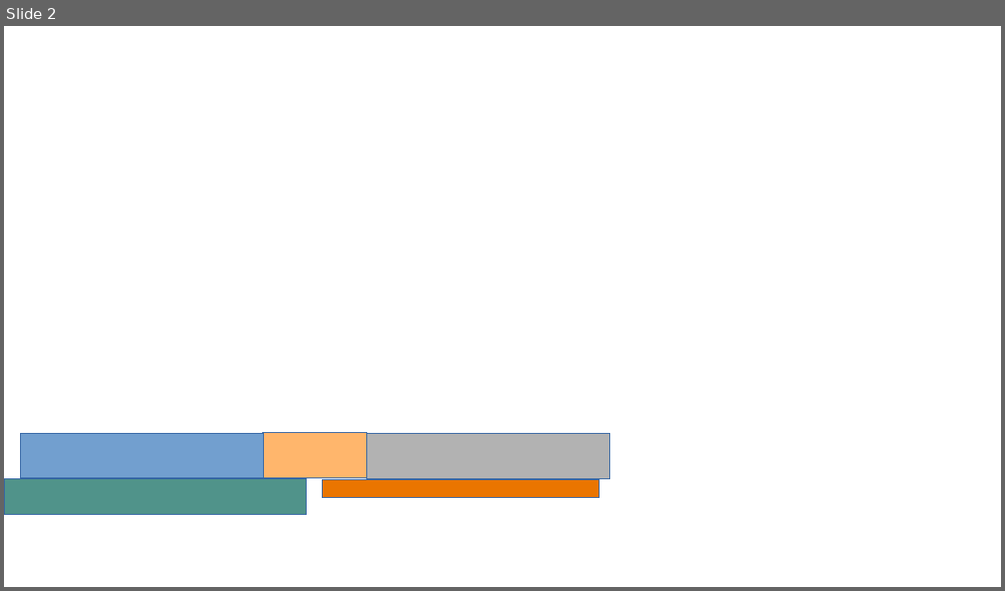
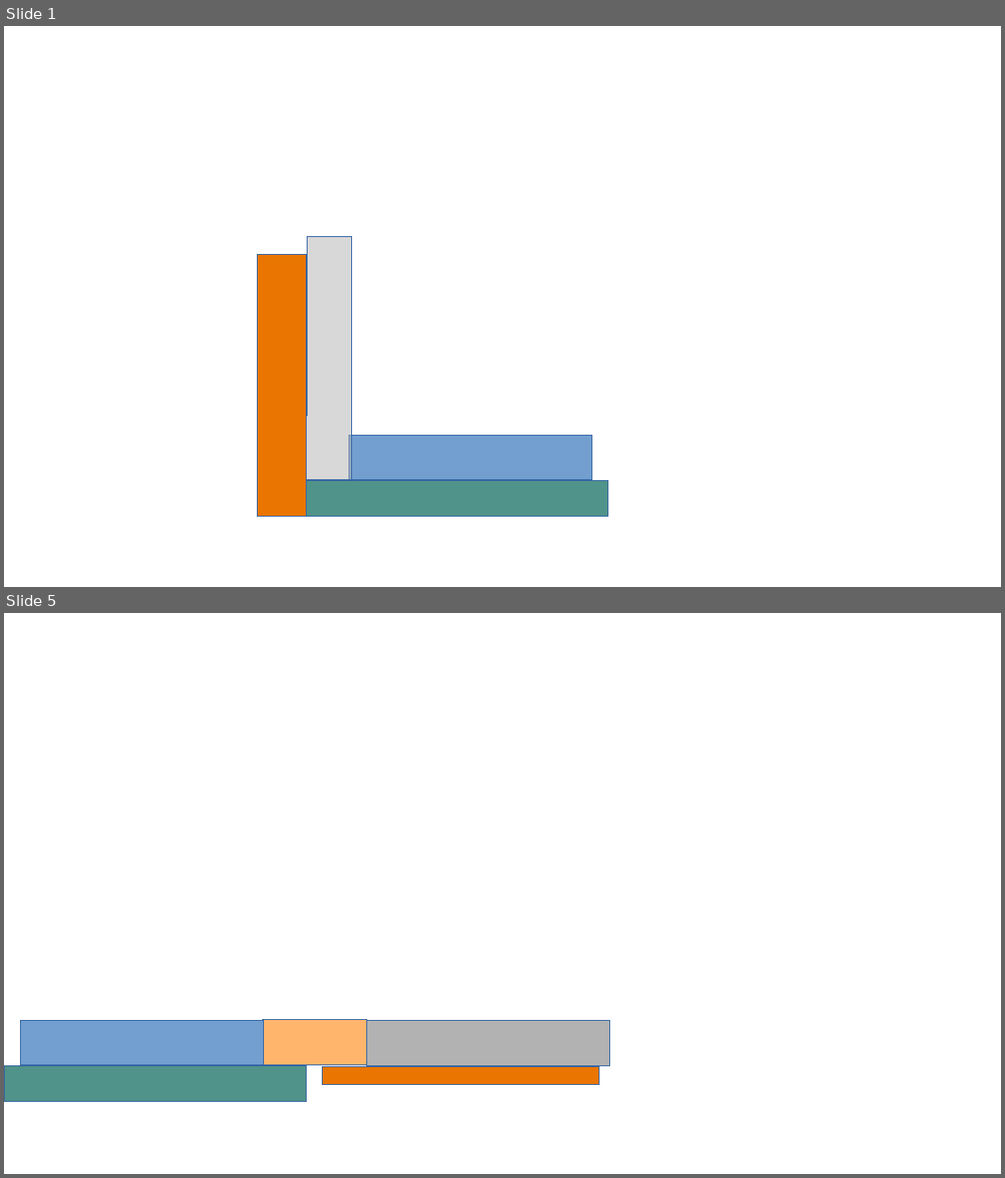
Before and after one commit to louis-chevallier/compas, a slide deck: trape grenier charniere.odp. Shown one above the other, each under a label of ours: slide 2 before the commit, slides 1 and 5 after it; the slides between them are not shown. The pictures are 1005x591 and 1005x1178 pixels, drawn with LibreOffice and Linux fonts; fonts in the diff are those of the drawing. Boxes give left, top, right and bottom in pixels: in the first picture for what was removed or moved away, otherwise in the second. Text is boxed around its words. In the diff, an @@ line names an element or a change of style, - is before the commit and + after.

```diff
--- a/trape grenier charniere.odp
+++ b/trape grenier charniere.odp
@@ slide 1 added at <box>4,26,1001,587</box>, background #FFFFFF @@
@@ rectangle added at <box>307,236,352,480</box>, fill #B2B2B2 at 50% opacity, outline #3465A4 0 pt @@
@@ rectangle added at <box>258,254,306,516</box>, fill #EA7500, outline #3465A4 0 pt @@
@@ rectangle added at <box>349,435,593,480</box>, fill #729FCF, outline #3465A4 0 pt @@
@@ rectangle added at <box>307,480,608,516</box>, fill #50938A, outline #3465A4 0 pt @@
@@ what was slide 2 is now slide 5 @@
```
Also in this commit, not shown: 4 other slides added, 1 slide removed.
